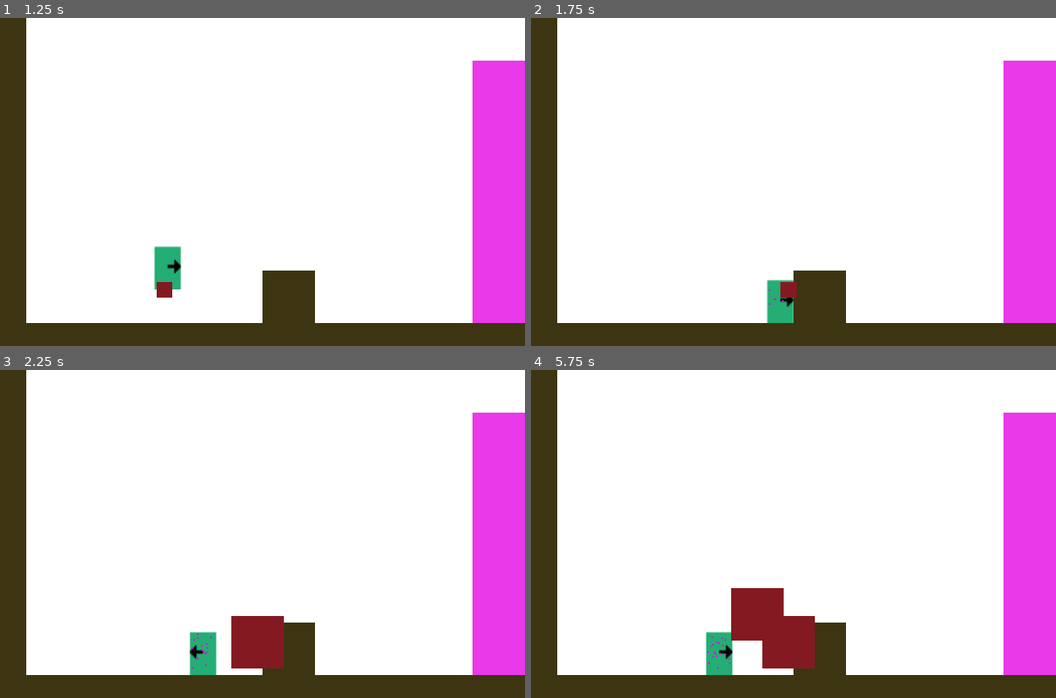
Above: before the commit, frames 1-4 (two rows, left to right).
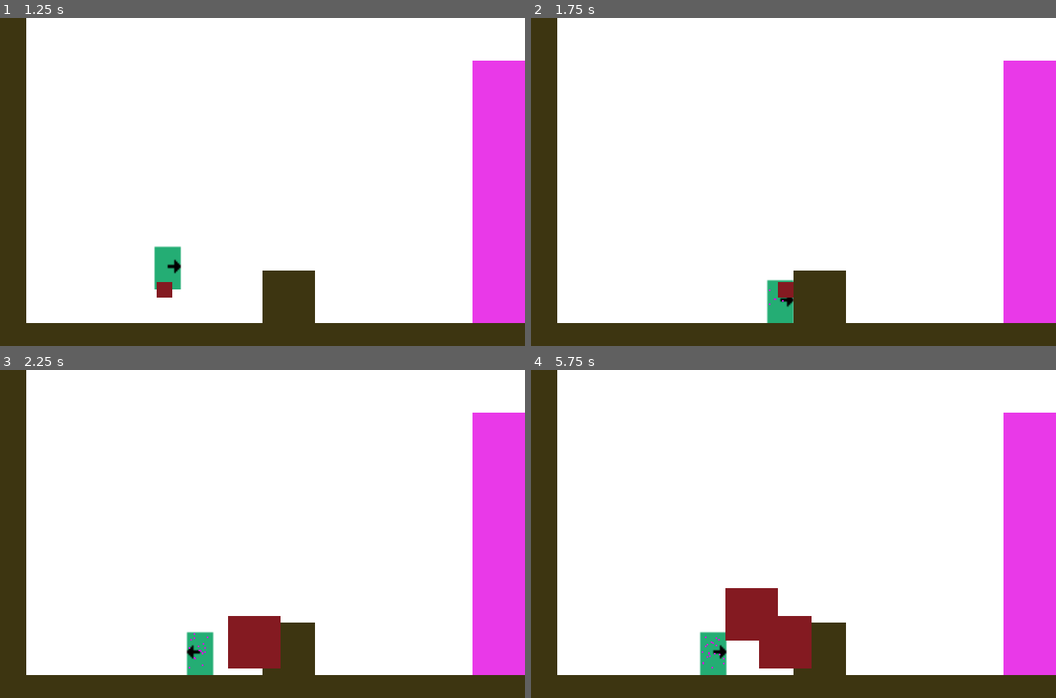
Above: after the commit, the same moments.

Repository: KapFlagon/Imoonity
Game: Godot game, scene res://src/scenes/levels/prototypes/TemplateLevel.tscn
Same seed, same stepped clock (60 frames per second), same inputs: the game is played once before the commit and once after it.
Inputs:
- Up to frame 1 (1.25 s): hold D (move_right) from 0.53 s (still down); tap P (action_fire) at 0.6 s; tap W (move_jump) at 0.77 s
- Up to frame 2 (1.75 s): keep holding D (move_right); tap O (action_phase) at 1.35 s; tap W (move_jump) at 1.52 s
- Up to frame 3 (2.25 s): release D (move_right) at 2.03 s; hold A (move_left) from 2.03 s (still down); tap P (action_fire) at 2.1 s
- Up to frame 4 (5.75 s): release A (move_left) at 2.78 s; hold D (move_right) 2.78-4.28 s; tap O (action_phase) at 2.85, 4.35 s; tap W (move_jump) at 3.02, 3.77, 4.52 s; tap P (action_fire) at 3.6, 5.1 s; tap Enter at 4.25 s; hold A (move_left) 4.28-5.03 s; hold D (move_right) from 5.03 s (still down)

Frame 1 is identical in both runs. In frame 2, less than 0.1% of the frame differs, in the area x 47-51%, y 80-86%; in frame 3, 0.5%; in frame 4, 0.8%, in the area x 32-55%, y 66-93%.

Commit message:
Projectile Hitbox
Updated collisionbox of planetProjectile

Diff:
--- a/src/scenes/game_objects/PlanetProjectileAbility/PlanetProjectile.tscn
+++ b/src/scenes/game_objects/PlanetProjectileAbility/PlanetProjectile.tscn
@@ -4,6 +4,7 @@
 [ext_resource path="res://assets/images/sprites/Placeholder_RingPlat.png" type="Texture" id=3]
 
 [sub_resource type="RectangleShape2D" id=1]
+extents = Vector2( 16.0769, 15.9633 )
 
 [node name="PlanetProjectile" type="KinematicBody2D"]
 scale = Vector2( 0.3, 0.3 )
